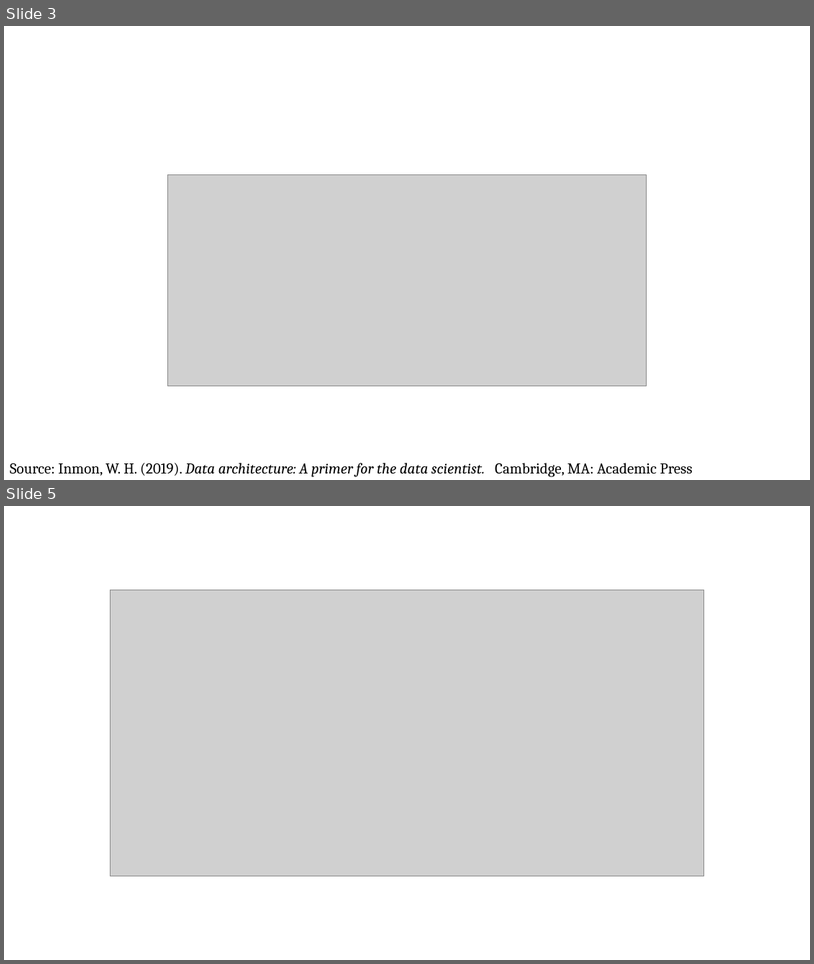
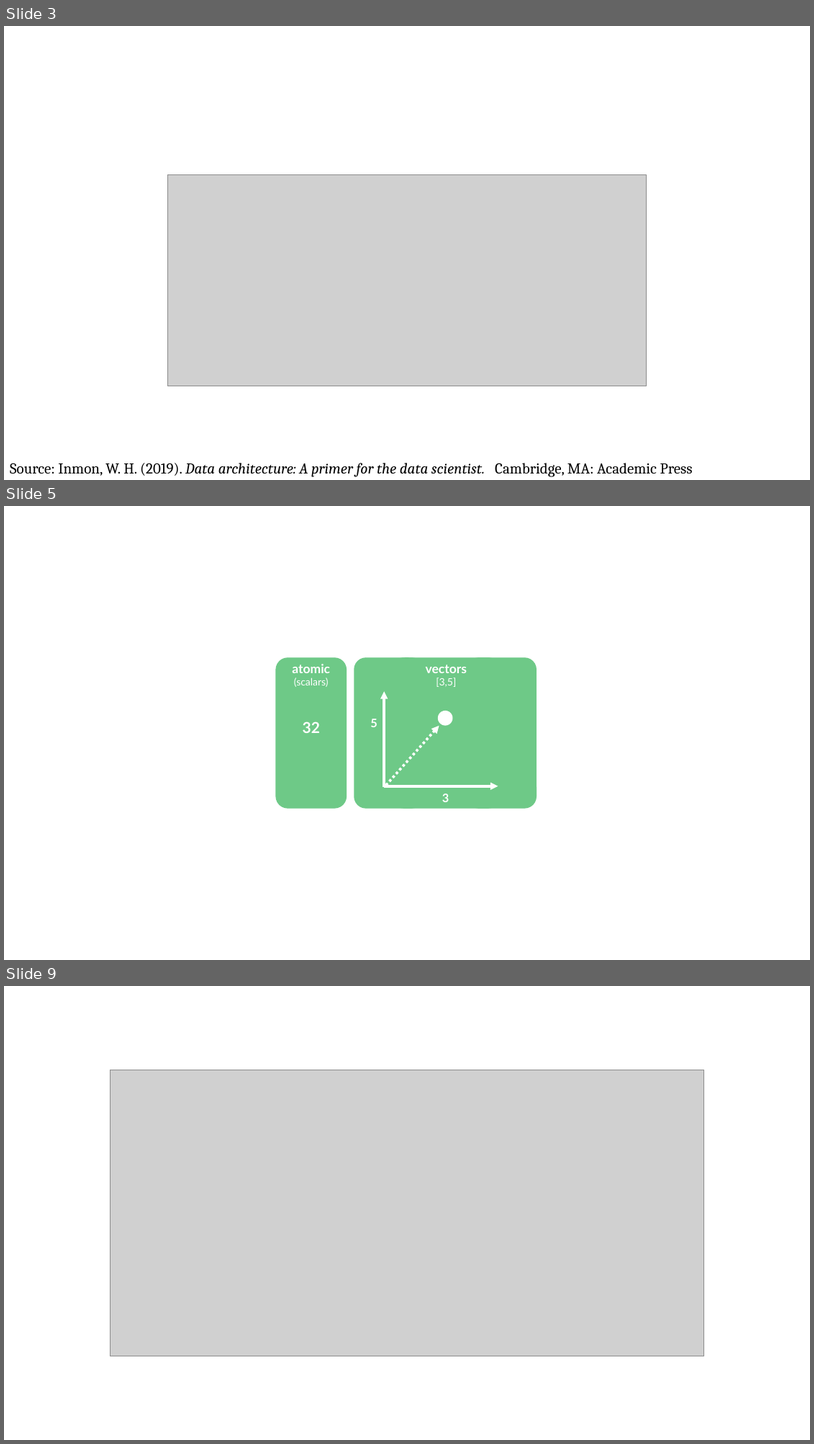
Before and after one commit to PracticumAI/ai_concepts, a slide deck: presentations/data_terminology.pptx. Shown one above the other, each under a label of ours: slides 3 and 5 before the commit, slides 3, 5 and 9 after it; the slides between them are not shown. The pictures are 814x964 and 814x1444 pixels, drawn with LibreOffice and Linux fonts; fonts in the diff are those of the drawing; grey boxes stand for pictures. Boxes give left, top, right and bottom in pixels: in the first picture for what was removed or moved away, otherwise in the second. Text is boxed around its words. In the diff, an @@ line names an element or a change of style, - is before the commit and + after.

```diff
--- a/presentations/data_terminology.pptx
+++ b/presentations/data_terminology.pptx
@@ slide 5 added at (4,506,810,960), background #FFFFFF @@
@@ rounded rectangle added at (276,658,347,808), fill #6EC987, outline #6EC987 1 pt @@
@@ text added at (292,664,330,733), 12 pt, text #FFFFFF @@
+atomic
+(scalars)
+32
@@ text added at (370,718,377,727), 14 pt, text #FFFFFF, bold @@
+5
@@ group added at (355,658,536,808): 3 rounded rectangles, 3 arrows, 2 texts, 1 ellipse @@
+vectors
+[3,5]
+3
@@ what was slide 5 is now slide 9 @@
```
Also in this commit, not shown: 4 other slides added, 2 slides removed, 1 other file.
